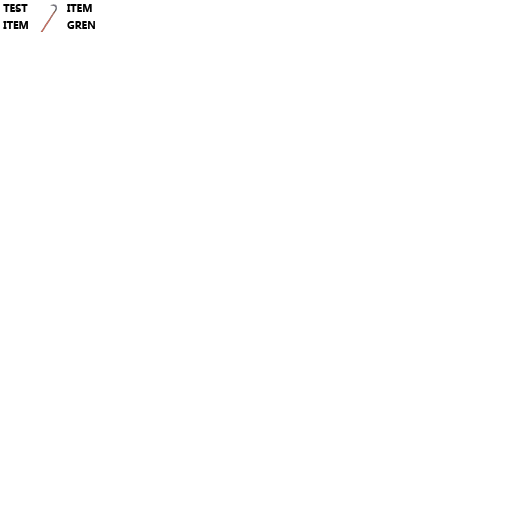
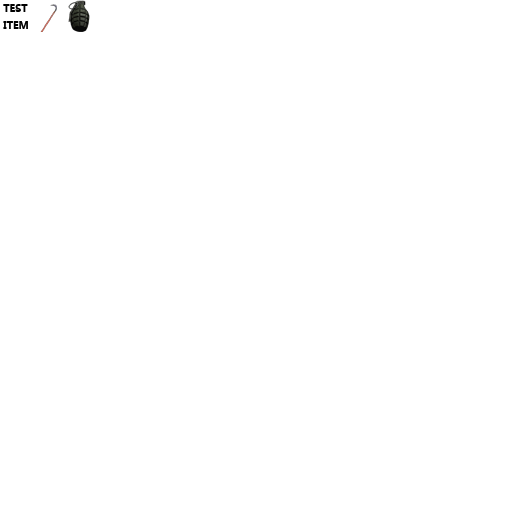
Layers edited between the first and the second 512px x 512px image:
removed layer "ITEM GREN" over [67,4,95,29]
added layer "图层 4" above "图层 2" over [68,0,90,32]
